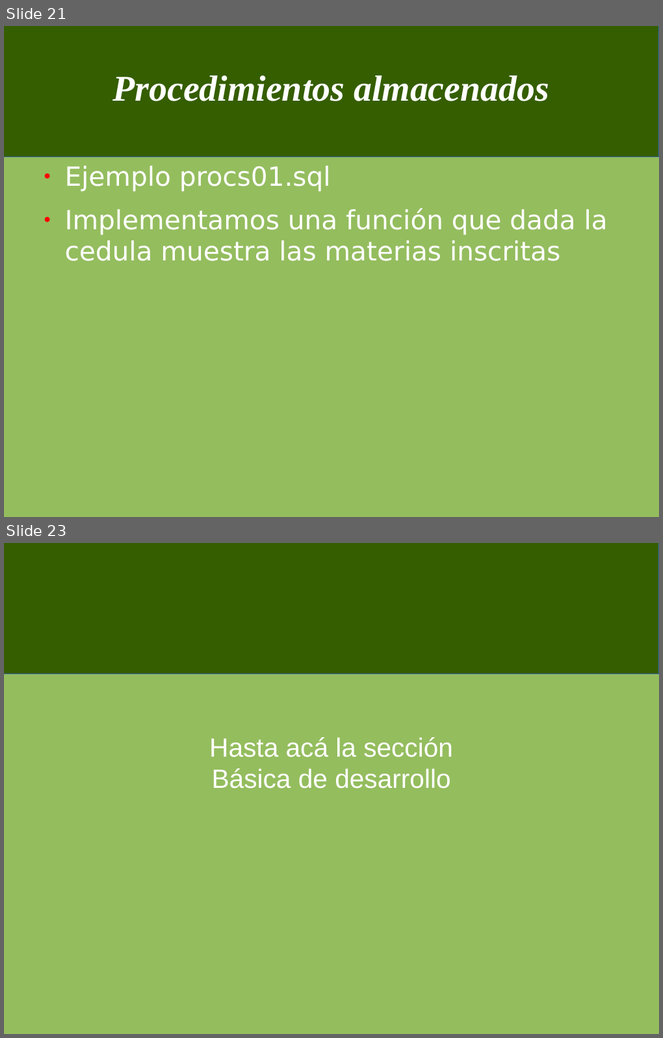
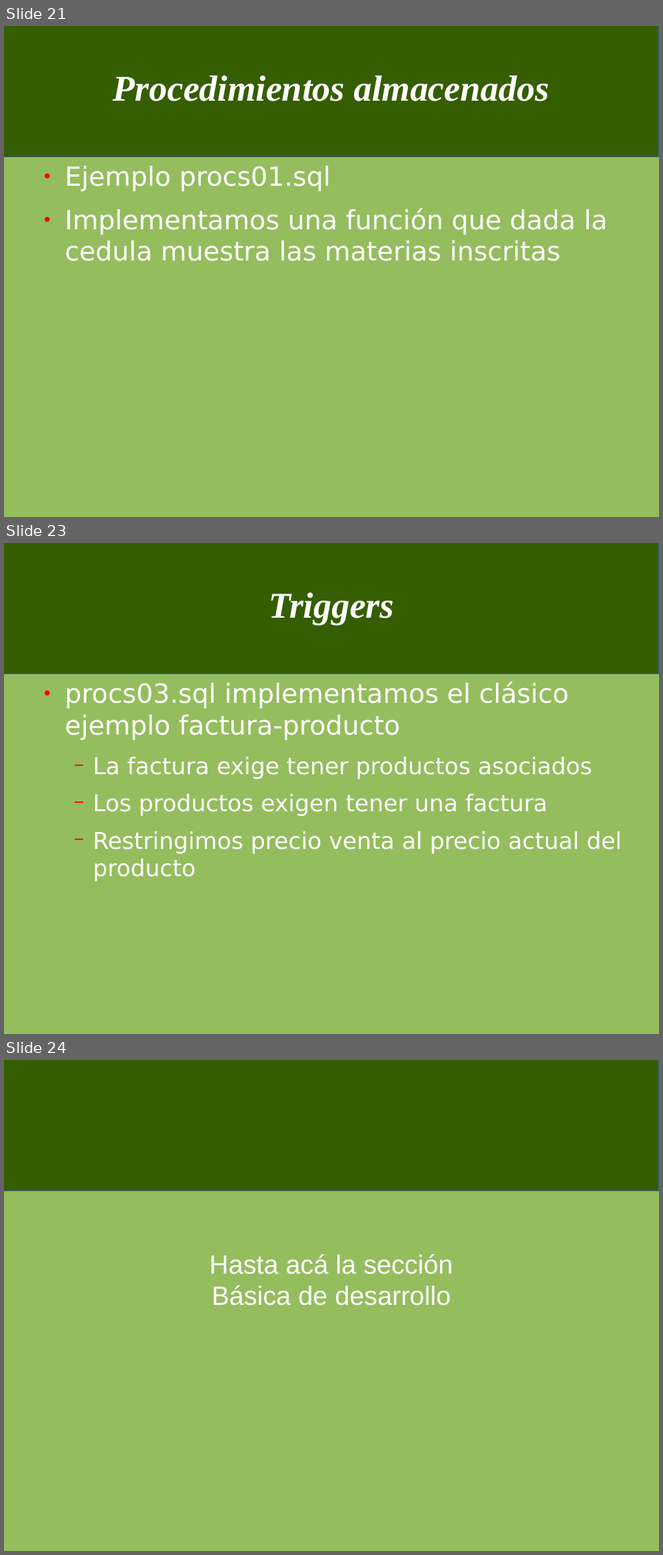
Before and after one commit to jorgeu/curso-postgresql, a slide deck: cursopostgres.odp. Shown one above the other, each under a label of ours: slides 21 and 23 before the commit, slides 21, 23 and 24 after it; the slides between them are not shown. The pictures are 663x1038 and 663x1555 pixels, drawn with LibreOffice and Linux fonts; fonts in the diff are those of the drawing. Boxes give left, top, right and bottom in pixels: in the first picture for what was removed or moved away, otherwise in the second. Text is boxed around its words. In the diff, an @@ line names an element or a change of style, - is before the commit and + after.

Commit message:
agregado ejemplo adicional de triggers

```diff
--- a/cursopostgres.odp
+++ b/cursopostgres.odp
@@ slide 23 added at <box>4,543,659,1034</box>, background #94BD5E; not listed: 1 template element that a slide beside it also shows @@
@@ title added at <box>269,592,394,625</box>, 44 pt, text #FFFFFF, bold, italic @@
+Triggers
@@ text added at <box>65,681,622,882</box>, 28 pt, text #FFFFFF @@
+● procs03.sql implementamos el clásico ejemplo factura-producto
+  − La factura exige tener productos asociados
+  − Los productos exigen tener una factura
+  − Restringimos precio venta al precio actual del producto
@@ what was slide 23 is now slide 24 @@
```
Also in this commit, not shown: 1 slide changed, 1 other file.
